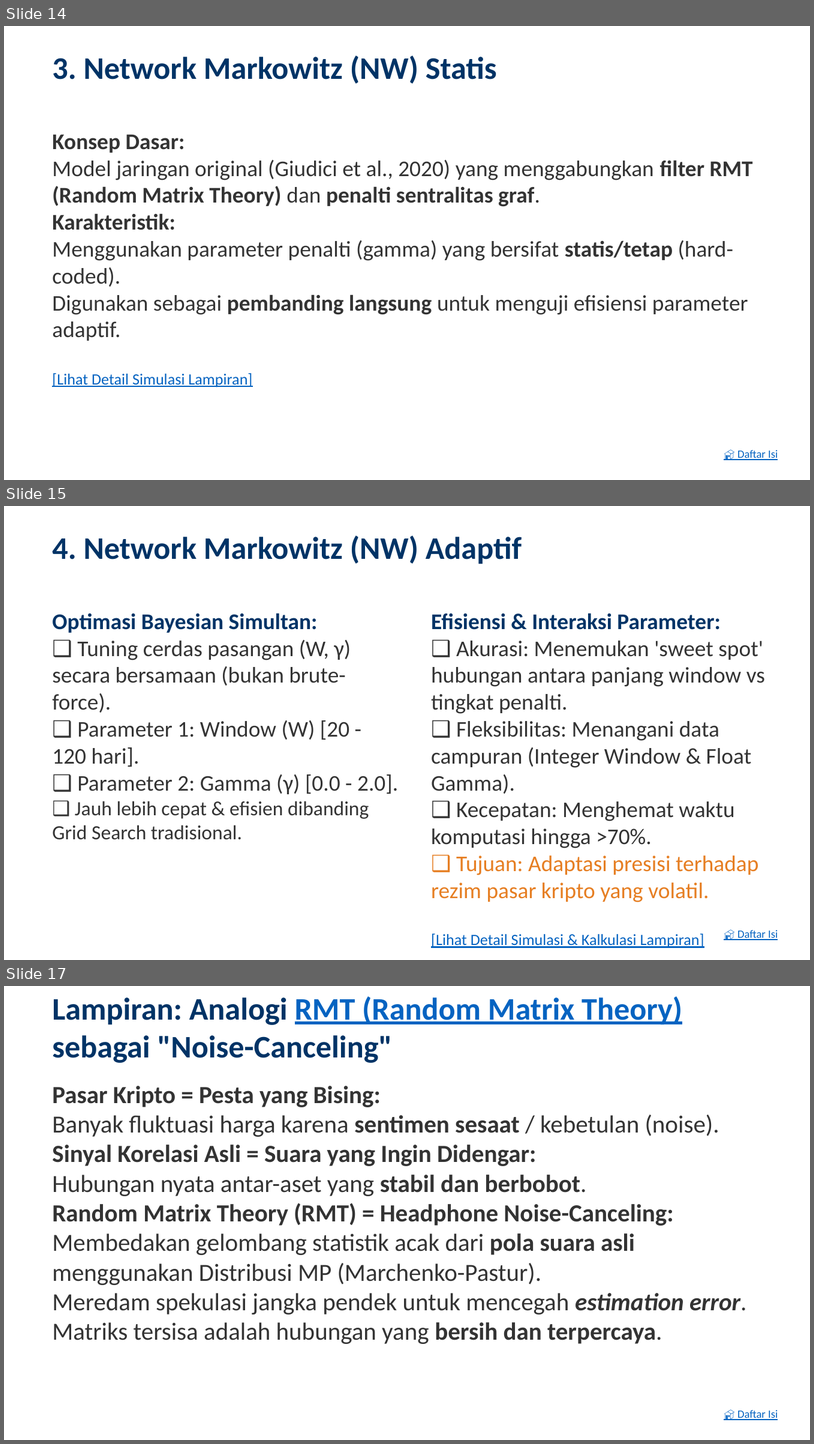
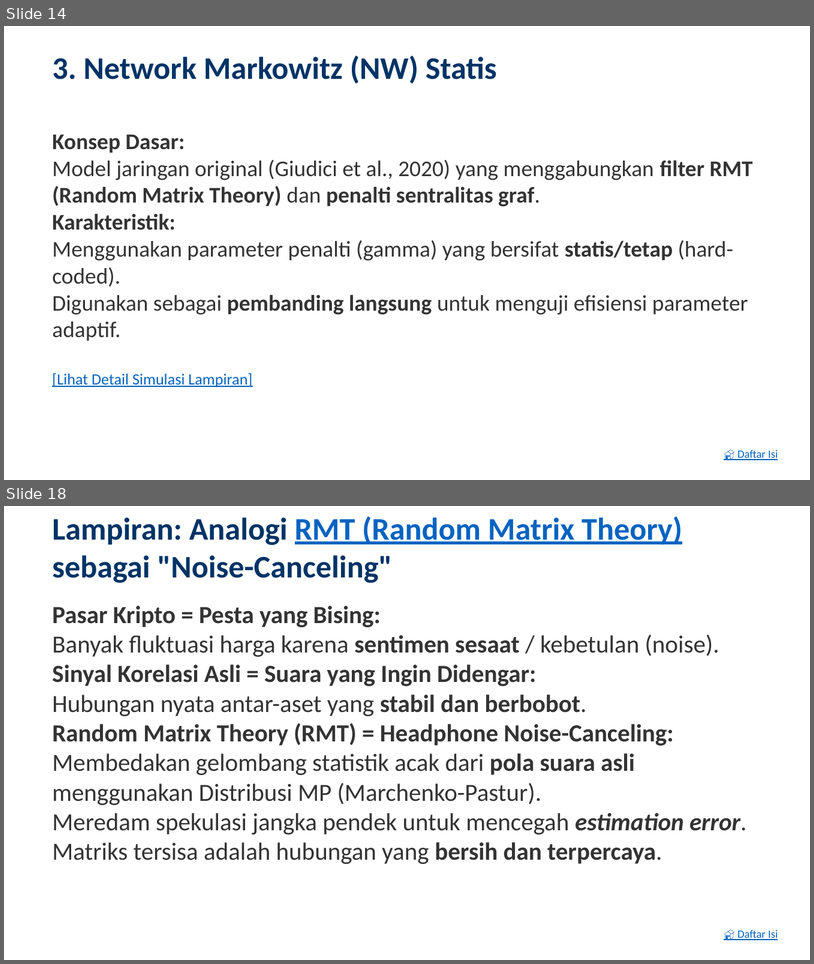
Before and after one commit to ragilrojo/RepoThesis, a slide deck: Presentasi_Proposal_Update.pptx. Shown one above the other, each under a label of ours: slides 14, 15 and 17 before the commit, slides 14 and 18 after it; the slides between them are not shown. The pictures are 814x1444 and 814x964 pixels, drawn with LibreOffice and Linux fonts; fonts in the diff are those of the drawing. Boxes give left, top, right and bottom in pixels: in the first picture for what was removed or moved away, otherwise in the second. Text is boxed around its words. In the diff, an @@ line names an element or a change of style, - is before the commit and + after.

Commit message:
feat: synchronize PPT generator with 2-stage grid search strategy

```diff
--- a/Presentasi_Proposal_Update.pptx
+++ b/Presentasi_Proposal_Update.pptx
@@ slide 15 removed at [4, 506, 810, 960], background #FFFFFF @@
@@ text removed at [52, 535, 522, 564] @@
-4. Network Markowitz (NW) Adaptif
@@ text removed at [52, 613, 398, 840] @@
-Optimasi Bayesian Simultan:
-❑ Tuning cerdas pasangan (W, γ) secara bersamaan (bukan brute-force).
-❑ Parameter 1: Window (W) [20 - 120 hari].
-❑ Parameter 2: Gamma (γ) [0.0 - 2.0].
-❑ Jauh lebih cepat & efisien dibanding Grid Search tradisional.
@@ text removed at [431, 613, 765, 948] @@
-Efisiensi & Interaksi Parameter:
-❑ Akurasi: Menemukan 'sweet spot' hubungan antara panjang window vs tingkat penalti.
-❑ Fleksibilitas: Menangani data campuran (Integer Window & Float Gamma).
-❑ Kecepatan: Menghemat waktu komputasi hingga >70%.
-❑ Tujuan: Adaptasi presisi terhadap rezim pasar kripto yang volatil.
-[Lihat Detail Simulasi & Kalkulasi Lampiran]
@@ text removed at [738, 930, 778, 940] @@
-🏠 Daftar Isi
@@ what was slide 17 is now slide 18 @@
```
Also in this commit, not shown: 3 slides changed, 2 slides added, 2 other files.
